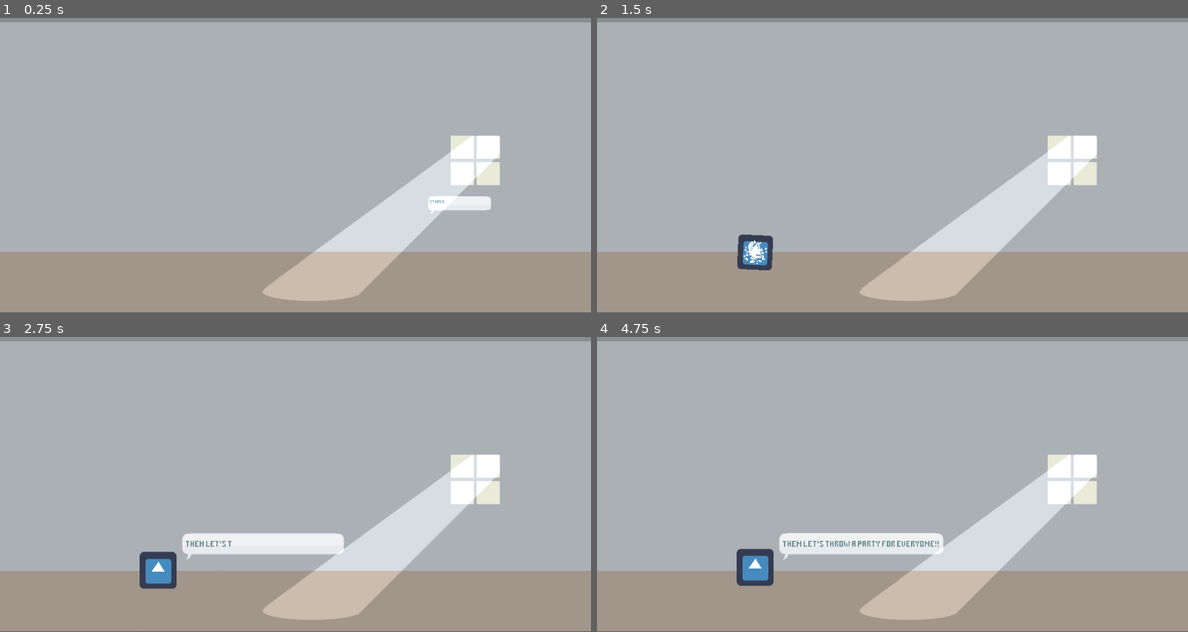
Above: before the commit, frames 1-4 (two rows, left to right).
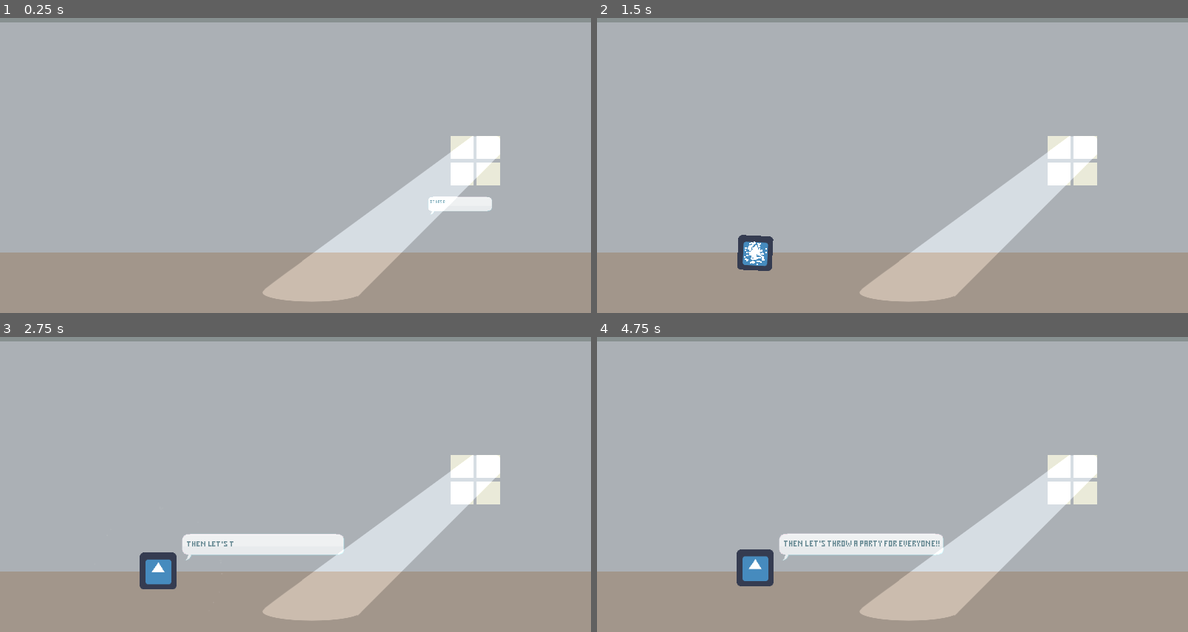
Above: after the commit, the same moments.

Repository: zeskysee/we-missed-party
Game: Godot game, scene res://party_house.tscn
Same seed, same stepped clock (60 frames per second), same inputs: the game is played once before the commit and once after it. The project has no main scene, so this scene is started directly. The engine's default icon, where the game draws it, is replaced by a stand-in: a white triangle on a blue panel in a dark square.
Inputs:
- Up to frame 1 (0.25 s): no input
- Up to frame 2 (1.5 s): tap Enter (ui_accept) at 0.5, 0.77 s; hold Right (ui_right) 0.53-1.28 s; hold Down (ui_down) from 1.28 s (still down)
- Up to frame 3 (2.75 s): tap Enter (ui_accept) at 1.52 s; release Down (ui_down) at 2.03 s; hold Right (ui_right) from 2.03 s (still down)
- Up to frame 4 (4.75 s): release Right (ui_right) at 2.78 s; hold Up (ui_up) 2.78-3.53 s; tap Enter (ui_accept) at 3.02, 3.77, 4.52 s; hold Left (ui_left) from 3.53 s (still down)
In our replay, the window is 800x468 before the commit and 800x469 after it. These sizes can differ from the game's own. Grey fills any space a smaller window leaves; there, only what the larger window draws over its background counts as a difference.

The runs differ from the first frame. In frame 1, 0.4% of the frame differs, in the area x 0-100%, y 39-97%; in frame 2, 0.5%; in frame 3, 0.7%; in frame 4, 1.0%.

Commit message:
Add transitioning

Diff:
--- a/party_house.gd
+++ b/party_house.gd
@@ -12,10 +12,14 @@
 
 
 func _on_test_destroy_timeout():
-	var speech = get_node_or_null("Speech")
+	var speech = get_node_or_null("FirstSpeech")
 	if is_instance_valid(speech):
 		speech.destroy()
 
 
 func _on_first_speech_tree_exited():
 	magic_monster.appear()
+
+
+func set_ending_text(text):
+	pass
--- a/party_house.tscn
+++ b/party_house.tscn
@@ -9,30 +9,51 @@
 script = ExtResource( 1 )
 
 [node name="Backwall" type="ColorRect" parent="."]
-margin_left = -59.0
+anchor_left = 0.5
+anchor_top = 0.5
+anchor_right = 0.5
+anchor_bottom = 0.5
+margin_left = -52.0
 margin_top = 62.0
-margin_right = 1072.0
-margin_bottom = 529.0
+margin_right = 1078.0
+margin_bottom = 530.0
+grow_horizontal = 2
+grow_vertical = 2
+rect_pivot_offset = Vector2( 565, 234 )
 color = Color( 0.67451, 0.694118, 0.713726, 1 )
 __meta__ = {
 "_edit_use_anchors_": false
 }
 
 [node name="Floor" type="ColorRect" parent="."]
-margin_left = -60.0
+anchor_left = 0.5
+anchor_top = 0.5
+anchor_right = 0.5
+anchor_bottom = 0.5
+margin_left = -52.0
 margin_top = 495.0
-margin_right = 1072.0
+margin_right = 1078.0
 margin_bottom = 633.0
+grow_horizontal = 2
+grow_vertical = 2
+rect_pivot_offset = Vector2( 565, 69 )
 color = Color( 0.639216, 0.592157, 0.54902, 1 )
 __meta__ = {
 "_edit_use_anchors_": false
 }
 
 [node name="Ceiling" type="ColorRect" parent="."]
-margin_left = -60.0
+anchor_left = 0.5
+anchor_top = 0.5
+anchor_right = 0.5
+anchor_bottom = 0.5
+margin_left = -52.0
 margin_top = -42.0
-margin_right = 1072.0
+margin_right = 1078.0
 margin_bottom = 96.0
+grow_horizontal = 2
+grow_vertical = 2
+rect_pivot_offset = Vector2( 565, 69 )
 color = Color( 0.533333, 0.568627, 0.568627, 1 )
 __meta__ = {
 "_edit_use_anchors_": false
@@ -90,7 +111,7 @@
 [node name="Sprite" type="Sprite" parent="."]
 position = Vector2( 698, 458 )
 
-[node name="Speech" parent="." instance=ExtResource( 3 )]
+[node name="FirstSpeech" parent="." instance=ExtResource( 3 )]
 position = Vector2( 755, 392 )
 is_skippable = true
 text = "It has been so long since I've
@@ -109,5 +130,7 @@
 one_shot = true
 autostart = true
 
-[connection signal="tree_exited" from="Speech" to="." method="_on_first_speech_tree_exited"]
+[node name="Outer" type="Node2D" parent="."]
+
+[connection signal="tree_exited" from="FirstSpeech" to="." method="_on_first_speech_tree_exited"]
 [connection signal="timeout" from="TestDestroy" to="." method="_on_test_destroy_timeout"]
--- a/project.godot
+++ b/project.godot
@@ -13,10 +13,20 @@
 config/name="We Missed Party"
 config/icon="res://icon.png"
 
+[autoload]
+
+Transition="*res://transition.tscn"
+
+[display]
+
+window/stretch/mode="2d"
+window/stretch/aspect="expand"
+
 [physics]
 
 common/enable_pause_aware_picking=true
 
 [rendering]
 
+environment/default_clear_color=Color( 0.266667, 0.333333, 0.368627, 1 )
 environment/default_environment="res://default_env.tres"
--- /dev/null
+++ b/transition.gd
@@ -0,0 +1,24 @@
+extends CanvasLayer
+# Transitioner to ensure smooth changing of scenes.
+# The color pallete used for the ColorRects in this scene is from:
+# https://colorhunt.co/palette/557b8339aea9a2d5abe5efc1
+# Really cool stuff.
+
+
+# Just exposes the animation_player finished signal for ease-of-use.
+signal completed(animation_name)
+
+# As usual, the AnimationPlayer to animate the transition.
+onready var animation_player = $AnimationPlayer
+
+
+func _on_animation_finished(anim_name):
+	emit_signal("completed", anim_name)
+
+
+func transition_in():
+	animation_player.play("in")
+
+
+func transition_out():
+	animation_player.play("out")
--- /dev/null
+++ b/transition.tscn
@@ -0,0 +1,553 @@
+[gd_scene load_steps=5 format=2]
+
+[ext_resource path="res://transition.gd" type="Script" id=1]
+
+[sub_resource type="Animation" id=2]
+length = 0.001
+tracks/0/type = "bezier"
+tracks/0/path = NodePath("First:rect_scale:x")
+tracks/0/interp = 1
+tracks/0/loop_wrap = true
+tracks/0/imported = false
+tracks/0/enabled = true
+tracks/0/keys = {
+"points": PoolRealArray( 1e-05, -0.25, 0, 0.25, 0 ),
+"times": PoolRealArray( 0 )
+}
+tracks/1/type = "bezier"
+tracks/1/path = NodePath("First:rect_scale:y")
+tracks/1/interp = 1
+tracks/1/loop_wrap = true
+tracks/1/imported = false
+tracks/1/enabled = true
+tracks/1/keys = {
+"points": PoolRealArray( 1, -0.25, 0, 0.25, 0 ),
+"times": PoolRealArray( 0 )
+}
+tracks/2/type = "bezier"
+tracks/2/path = NodePath("Second:rect_scale:x")
+tracks/2/interp = 1
+tracks/2/loop_wrap = true
+tracks/2/imported = false
+tracks/2/enabled = true
+tracks/2/keys = {
+"points": PoolRealArray( 1e-05, -0.25, 0, 0.25, 0 ),
+"times": PoolRealArray( 0 )
+}
+tracks/3/type = "bezier"
+tracks/3/path = NodePath("Second:rect_scale:y")
+tracks/3/interp = 1
+tracks/3/loop_wrap = true
+tracks/3/imported = false
+tracks/3/enabled = true
+tracks/3/keys = {
+"points": PoolRealArray( 1, -0.25, 0, 0.25, 0 ),
+"times": PoolRealArray( 0 )
+}
+tracks/4/type = "bezier"
+tracks/4/path = NodePath("Third:rect_scale:x")
+tracks/4/interp = 1
+tracks/4/loop_wrap = true
+tracks/4/imported = false
+tracks/4/enabled = true
+tracks/4/keys = {
+"points": PoolRealArray( 1e-05, -0.25, 0, 0.25, 0 ),
+"times": PoolRealArray( 0 )
+}
+tracks/5/type = "bezier"
+tracks/5/path = NodePath("Third:rect_scale:y")
+tracks/5/interp = 1
+tracks/5/loop_wrap = true
+tracks/5/imported = false
+tracks/5/enabled = true
+tracks/5/keys = {
+"points": PoolRealArray( 1, -0.25, 0, 0.25, 0 ),
+"times": PoolRealArray( 0 )
+}
+tracks/6/type = "bezier"
+tracks/6/path = NodePath("Fourth:rect_scale:x")
+tracks/6/interp = 1
+tracks/6/loop_wrap = true
+tracks/6/imported = false
+tracks/6/enabled = true
+tracks/6/keys = {
+"points": PoolRealArray( 1e-05, -0.25, 0, 0.25, 0 ),
+"times": PoolRealArray( 0 )
+}
+tracks/7/type = "bezier"
+tracks/7/path = NodePath("Fourth:rect_scale:y")
+tracks/7/interp = 1
+tracks/7/loop_wrap = true
+tracks/7/imported = false
+tracks/7/enabled = true
+tracks/7/keys = {
+"points": PoolRealArray( 1, -0.25, 0, 0.25, 0 ),
+"times": PoolRealArray( 0 )
+}
+tracks/8/type = "value"
+tracks/8/path = NodePath("Fourth:anchor_left")
+tracks/8/interp = 1
+tracks/8/loop_wrap = true
+tracks/8/imported = false
+tracks/8/enabled = true
+tracks/8/keys = {
+"times": PoolRealArray( 0 ),
+"transitions": PoolRealArray( 1 ),
+"update": 0,
+"values": [ 0.0 ]
+}
+tracks/9/type = "value"
+tracks/9/path = NodePath("Fourth:anchor_right")
+tracks/9/interp = 1
+tracks/9/loop_wrap = true
+tracks/9/imported = false
+tracks/9/enabled = true
+tracks/9/keys = {
+"times": PoolRealArray( 0 ),
+"transitions": PoolRealArray( 1 ),
+"update": 0,
+"values": [ 0.0 ]
+}
+tracks/10/type = "value"
+tracks/10/path = NodePath("Third:anchor_left")
+tracks/10/interp = 1
+tracks/10/loop_wrap = true
+tracks/10/imported = false
+tracks/10/enabled = true
+tracks/10/keys = {
+"times": PoolRealArray( 0 ),
+"transitions": PoolRealArray( 1 ),
+"update": 0,
+"values": [ 0.0 ]
+}
+tracks/11/type = "value"
+tracks/11/path = NodePath("Third:anchor_right")
+tracks/11/interp = 1
+tracks/11/loop_wrap = true
+tracks/11/imported = false
+tracks/11/enabled = true
+tracks/11/keys = {
+"times": PoolRealArray( 0 ),
+"transitions": PoolRealArray( 1 ),
+"update": 0,
+"values": [ 0.0 ]
+}
+tracks/12/type = "value"
+tracks/12/path = NodePath("Second:anchor_left")
+tracks/12/interp = 1
+tracks/12/loop_wrap = true
+tracks/12/imported = false
+tracks/12/enabled = true
+tracks/12/keys = {
+"times": PoolRealArray( 0 ),
+"transitions": PoolRealArray( 1 ),
+"update": 0,
+"values": [ 0.0 ]
+}
+tracks/13/type = "value"
+tracks/13/path = NodePath("Second:anchor_right")
+tracks/13/interp = 1
+tracks/13/loop_wrap = true
+tracks/13/imported = false
+tracks/13/enabled = true
+tracks/13/keys = {
+"times": PoolRealArray( 0 ),
+"transitions": PoolRealArray( 1 ),
+"update": 0,
+"values": [ 0.0 ]
+}
+tracks/14/type = "value"
+tracks/14/path = NodePath("First:anchor_left")
+tracks/14/interp = 1
+tracks/14/loop_wrap = true
+tracks/14/imported = false
+tracks/14/enabled = true
+tracks/14/keys = {
+"times": PoolRealArray( 0 ),
+"transitions": PoolRealArray( 1 ),
+"update": 0,
+"values": [ 0.0 ]
+}
+tracks/15/type = "value"
+tracks/15/path = NodePath("First:anchor_right")
+tracks/15/interp = 1
+tracks/15/loop_wrap = true
+tracks/15/imported = false
+tracks/15/enabled = true
+tracks/15/keys = {
+"times": PoolRealArray( 0 ),
+"transitions": PoolRealArray( 1 ),
+"update": 0,
+"values": [ 0.0 ]
+}
+
+[sub_resource type="Animation" id=1]
+resource_name = "in"
+length = 0.6
+tracks/0/type = "bezier"
+tracks/0/path = NodePath("First:rect_scale:x")
+tracks/0/interp = 1
+tracks/0/loop_wrap = true
+tracks/0/imported = false
+tracks/0/enabled = true
+tracks/0/keys = {
+"points": PoolRealArray( 1e-05, -0.25, 0, 0.25, 0, 1, -0.25, 0, 0.25, 0 ),
+"times": PoolRealArray( 0, 0.3 )
+}
+tracks/1/type = "bezier"
+tracks/1/path = NodePath("First:rect_scale:y")
+tracks/1/interp = 1
+tracks/1/loop_wrap = true
+tracks/1/imported = false
+tracks/1/enabled = true
+tracks/1/keys = {
+"points": PoolRealArray( 1, -0.25, 0, 0.25, 0, 1, -0.25, 0, 0.25, 0 ),
+"times": PoolRealArray( 0, 0.3 )
+}
+tracks/2/type = "bezier"
+tracks/2/path = NodePath("Second:rect_scale:x")
+tracks/2/interp = 1
+tracks/2/loop_wrap = true
+tracks/2/imported = false
+tracks/2/enabled = true
+tracks/2/keys = {
+"points": PoolRealArray( 1e-05, -0.25, 0, 0.25, 0, 1e-05, -0.25, 0, 0.25, 0, 1, -0.25, 0, 0.25, 0 ),
+"times": PoolRealArray( 0, 0.1, 0.4 )
+}
+tracks/3/type = "bezier"
+tracks/3/path = NodePath("Second:rect_scale:y")
+tracks/3/interp = 1
+tracks/3/loop_wrap = true
+tracks/3/imported = false
+tracks/3/enabled = true
+tracks/3/keys = {
+"points": PoolRealArray( 1, -0.25, 0, 0.25, 0, 1, -0.25, 0, 0.25, 0, 1, -0.25, 0, 0.25, 0 ),
+"times": PoolRealArray( 0, 0.1, 0.4 )
+}
+tracks/4/type = "bezier"
+tracks/4/path = NodePath("Third:rect_scale:x")
+tracks/4/interp = 1
+tracks/4/loop_wrap = true
+tracks/4/imported = false
+tracks/4/enabled = true
+tracks/4/keys = {
+"points": PoolRealArray( 1e-05, -0.25, 0, 0.25, 0, 1e-05, -0.25, 0, 0.25, 0, 1, -0.25, 0, 0.25, 0 ),
+"times": PoolRealArray( 0, 0.2, 0.5 )
+}
+tracks/5/type = "bezier"
+tracks/5/path = NodePath("Third:rect_scale:y")
+tracks/5/interp = 1
+tracks/5/loop_wrap = true
+tracks/5/imported = false
+tracks/5/enabled = true
+tracks/5/keys = {
+"points": PoolRealArray( 1, -0.25, 0, 0.25, 0, 1, -0.25, 0, 0.25, 0, 1, -0.25, 0, 0.25, 0 ),
+"times": PoolRealArray( 0, 0.2, 0.5 )
+}
+tracks/6/type = "bezier"
+tracks/6/path = NodePath("Fourth:rect_scale:x")
+tracks/6/interp = 1
+tracks/6/loop_wrap = true
+tracks/6/imported = false
+tracks/6/enabled = true
+tracks/6/keys = {
+"points": PoolRealArray( 1e-05, -0.25, 0, 0.25, 0, 1e-05, -0.25, 0, 0.25, 0, 1, -0.25, 0, 0.25, 0 ),
+"times": PoolRealArray( 0, 0.3, 0.6 )
+}
+tracks/7/type = "bezier"
+tracks/7/path = NodePath("Fourth:rect_scale:y")
+tracks/7/interp = 1
+tracks/7/loop_wrap = true
+tracks/7/imported = false
+tracks/7/enabled = true
+tracks/7/keys = {
+"points": PoolRealArray( 1, -0.25, 0, 0.25, 0, 1, -0.25, 0, 0.25, 0, 1, -0.25, 0, 0.25, 0 ),
+"times": PoolRealArray( 0, 0.3, 0.6 )
+}
+tracks/8/type = "value"
+tracks/8/path = NodePath("Fourth:anchor_left")
+tracks/8/interp = 1
+tracks/8/loop_wrap = true
+tracks/8/imported = false
+tracks/8/enabled = true
+tracks/8/keys = {
+"times": PoolRealArray( 0 ),
+"transitions": PoolRealArray( 1 ),
+"update": 0,
+"values": [ 0.0 ]
+}
+tracks/9/type = "value"
+tracks/9/path = NodePath("Fourth:anchor_right")
+tracks/9/interp = 1
+tracks/9/loop_wrap = true
+tracks/9/imported = false
+tracks/9/enabled = true
+tracks/9/keys = {
+"times": PoolRealArray( 0 ),
+"transitions": PoolRealArray( 1 ),
+"update": 0,
+"values": [ 0.0 ]
+}
+tracks/10/type = "value"
+tracks/10/path = NodePath("Third:anchor_left")
+tracks/10/interp = 1
+tracks/10/loop_wrap = true
+tracks/10/imported = false
+tracks/10/enabled = true
+tracks/10/keys = {
+"times": PoolRealArray( 0 ),
+"transitions": PoolRealArray( 1 ),
+"update": 0,
+"values": [ 0.0 ]
+}
+tracks/11/type = "value"
+tracks/11/path = NodePath("Third:anchor_right")
+tracks/11/interp = 1
+tracks/11/loop_wrap = true
+tracks/11/imported = false
+tracks/11/enabled = true
+tracks/11/keys = {
+"times": PoolRealArray( 0 ),
+"transitions": PoolRealArray( 1 ),
+"update": 0,
+"values": [ 0.0 ]
+}
+tracks/12/type = "value"
+tracks/12/path = NodePath("Second:anchor_left")
+tracks/12/interp = 1
+tracks/12/loop_wrap = true
+tracks/12/imported = false
+tracks/12/enabled = true
+tracks/12/keys = {
+"times": PoolRealArray( 0 ),
+"transitions": PoolRealArray( 1 ),
+"update": 0,
+"values": [ 0.0 ]
+}
+tracks/13/type = "value"
+tracks/13/path = NodePath("Second:anchor_right")
+tracks/13/interp = 1
+tracks/13/loop_wrap = true
+tracks/13/imported = false
+tracks/13/enabled = true
+tracks/13/keys = {
+"times": PoolRealArray( 0 ),
+"transitions": PoolRealArray( 1 ),
+"update": 0,
+"values": [ 0.0 ]
+}
+tracks/14/type = "value"
+tracks/14/path = NodePath("First:anchor_left")
+tracks/14/interp = 1
+tracks/14/loop_wrap = true
+tracks/14/imported = false
+tracks/14/enabled = true
+tracks/14/keys = {
+"times": PoolRealArray( 0 ),
+"transitions": PoolRealArray( 1 ),
+"update": 0,
+"values": [ 0.0 ]
+}
+tracks/15/type = "value"
+tracks/15/path = NodePath("First:anchor_right")
+tracks/15/interp = 1
+tracks/15/loop_wrap = true
+tracks/15/imported = false
+tracks/15/enabled = true
+tracks/15/keys = {
+"times": PoolRealArray( 0 ),
+"transitions": PoolRealArray( 1 ),
+"update": 0,
+"values": [ 0.0 ]
+}
+
+[sub_resource type="Animation" id=3]
+resource_name = "out"
+length = 0.6
+tracks/0/type = "bezier"
+tracks/0/path = NodePath("First:rect_scale:x")
+tracks/0/interp = 1
+tracks/0/loop_wrap = true
+tracks/0/imported = false
+tracks/0/enabled = true
+tracks/0/keys = {
+"points": PoolRealArray( -1, -0.25, 0, 0.25, 0, -1, -0.25, 0, 0.25, 0, 1e-05, -0.25, 0, 0.25, 0 ),
+"times": PoolRealArray( 0, 0.3, 0.6 )
+}
+tracks/1/type = "bezier"
+tracks/1/path = NodePath("First:rect_scale:y")
+tracks/1/interp = 1
+tracks/1/loop_wrap = true
+tracks/1/imported = false
+tracks/1/enabled = true
+tracks/1/keys = {
+"points": PoolRealArray( 1, -0.25, 0, 0.25, 0, 1, -0.25, 0, 0.25, 0, 1, -0.25, 0, 0.25, 0 ),
+"times": PoolRealArray( 0, 0.3, 0.6 )
+}
+tracks/2/type = "bezier"
+tracks/2/path = NodePath("Second:rect_scale:x")
+tracks/2/interp = 1
+tracks/2/loop_wrap = true
+tracks/2/imported = false
+tracks/2/enabled = true
+tracks/2/keys = {
+"points": PoolRealArray( -1, -0.25, 0, 0.25, 0, -1, -0.25, 0, 0.25, 0, 1e-05, -0.25, 0, 0.25, 0 ),
+"times": PoolRealArray( 0, 0.2, 0.5 )
+}
+tracks/3/type = "bezier"
+tracks/3/path = NodePath("Second:rect_scale:y")
+tracks/3/interp = 1
+tracks/3/loop_wrap = true
+tracks/3/imported = false
+tracks/3/enabled = true
+tracks/3/keys = {
+"points": PoolRealArray( 1, -0.25, 0, 0.25, 0, 1, -0.25, 0, 0.25, 0, 1, -0.25, 0, 0.25, 0 ),
+"times": PoolRealArray( 0, 0.2, 0.5 )
+}
+tracks/4/type = "bezier"
+tracks/4/path = NodePath("Third:rect_scale:x")
+tracks/4/interp = 1
+tracks/4/loop_wrap = true
+tracks/4/imported = false
+tracks/4/enabled = true
+tracks/4/keys = {
+"points": PoolRealArray( -1, -0.25, 0, 0.25, 0, -1, -0.25, 0, 0.25, 0, 1e-05, -0.25, 0, 0.25, 0 ),
+"times": PoolRealArray( 0, 0.1, 0.4 )
+}
+tracks/5/type = "bezier"
+tracks/5/path = NodePath("Third:rect_scale:y")
+tracks/5/interp = 1
+tracks/5/loop_wrap = true
+tracks/5/imported = false
+tracks/5/enabled = true
+tracks/5/keys = {
+"points": PoolRealArray( 1, -0.25, 0, 0.25, 0, 1, -0.25, 0, 0.25, 0, 1, -0.25, 0, 0.25, 0 ),
+"times": PoolRealArray( 0, 0.1, 0.4 )
+}
+tracks/6/type = "bezier"
+tracks/6/path = NodePath("Fourth:rect_scale:x")
+tracks/6/interp = 1
+tracks/6/loop_wrap = true
+tracks/6/imported = false
+tracks/6/enabled = true
+tracks/6/keys = {
+"points": PoolRealArray( -1, -0.25, 0, 0.25, 0, 1e-05, -0.25, 0, 0.25, 0 ),
+"times": PoolRealArray( 0, 0.3 )
+}
+tracks/7/type = "bezier"
+tracks/7/path = NodePath("Fourth:rect_scale:y")
+tracks/7/interp = 1
+tracks/7/loop_wrap = true
+tracks/7/imported = false
+tracks/7/enabled = true
+tracks/7/keys = {
+"points": PoolRealArray( 1, -0.25, 0, 0.25, 0, 1, -0.25, 0, 0.25, 0 ),
+"times": PoolRealArray( 0, 0.3 )
+}
+tracks/8/type = "value"
+tracks/8/path = NodePath("Fourth:anchor_left")
+tracks/8/interp = 1
+tracks/8/loop_wrap = true
+tracks/8/imported = false
+tracks/8/enabled = true
+tracks/8/keys = {
+"times": PoolRealArray( 0 ),
+"transitions": PoolRealArray( 1 ),
+"update": 0,
+"values": [ 1.0 ]
+}
+tracks/9/type = "value"
+tracks/9/path = NodePath("Fourth:anchor_right")
+tracks/9/interp = 1
+tracks/9/loop_wrap = true
+tracks/9/imported = false
+tracks/9/enabled = true
+tracks/9/keys = {
+"times": PoolRealArray( 0 ),
+"transitions": PoolRealArray( 1 ),
+"update": 0,
+"values": [ 1.0 ]
+}
+tracks/10/type = "value"
+tracks/10/path = NodePath("Third:anchor_left")
+tracks/10/interp = 1
+tracks/10/loop_wrap = true
+tracks/10/imported = false
+tracks/10/enabled = true
+tracks/10/keys = {
+"times": PoolRealArray( 0 ),
+"transitions": PoolRealArray( 1 ),
+"update": 0,
+"values": [ 1.0 ]
+}
+tracks/11/type = "value"
+tracks/11/path = NodePath("Second:anchor_left")
+tracks/11/interp = 1
+tracks/11/loop_wrap = true
+tracks/11/imported = false
+tracks/11/enabled = true
+tracks/11/keys = {
+"times": PoolRealArray( 0 ),
+"transitions": PoolRealArray( 1 ),
+"update": 0,
+"values": [ 1.0 ]
+}
+tracks/12/type = "value"
+tracks/12/path = NodePath("First:anchor_left")
+tracks/12/interp = 1
+tracks/12/loop_wrap = true
+tracks/12/imported = false
+tracks/12/enabled = true
+tracks/12/keys = {
+"times": PoolRealArray( 0 ),
+"transitions": PoolRealArray( 1 ),
+"update": 0,
+"values": [ 1.0 ]
+}
+
+[node name="Transition" type="CanvasLayer"]
+layer = 10
+script = ExtResource( 1 )
+
+[node name="First" type="ColorRect" parent="."]
+margin_right = 1024.0
+margin_bottom = 600.0
+rect_scale = Vector2( 1e-05, 1 )
+color = Color( 0.898039, 0.937255, 0.756863, 1 )
+__meta__ = {
+"_edit_use_anchors_": false
+}
+
+[node name="Second" type="ColorRect" parent="."]
+margin_right = 1024.0
+margin_bottom = 600.0
+rect_scale = Vector2( 1e-05, 1 )
+color = Color( 0.635294, 0.835294, 0.670588, 1 )
+__meta__ = {
+"_edit_use_anchors_": false
+}
+
+[node name="Third" type="ColorRect" parent="."]
+margin_right = 1024.0
+margin_bottom = 600.0
+rect_scale = Vector2( 1e-05, 1 )
+color = Color( 0.223529, 0.682353, 0.662745, 1 )
+__meta__ = {
+"_edit_use_anchors_": false
+}
+
+[node name="Fourth" type="ColorRect" parent="."]
+margin_right = 1024.0
+margin_bottom = 600.0
+rect_scale = Vector2( 1e-05, 1 )
+color = Color( 0.333333, 0.482353, 0.513726, 1 )
+__meta__ = {
+"_edit_use_anchors_": false
+}
+
+[node name="AnimationPlayer" type="AnimationPlayer" parent="."]
+anims/RESET = SubResource( 2 )
+anims/in = SubResource( 1 )
+anims/out = SubResource( 3 )
+
+[connection signal="animation_finished" from="AnimationPlayer" to="." method="_on_animation_finished"]
